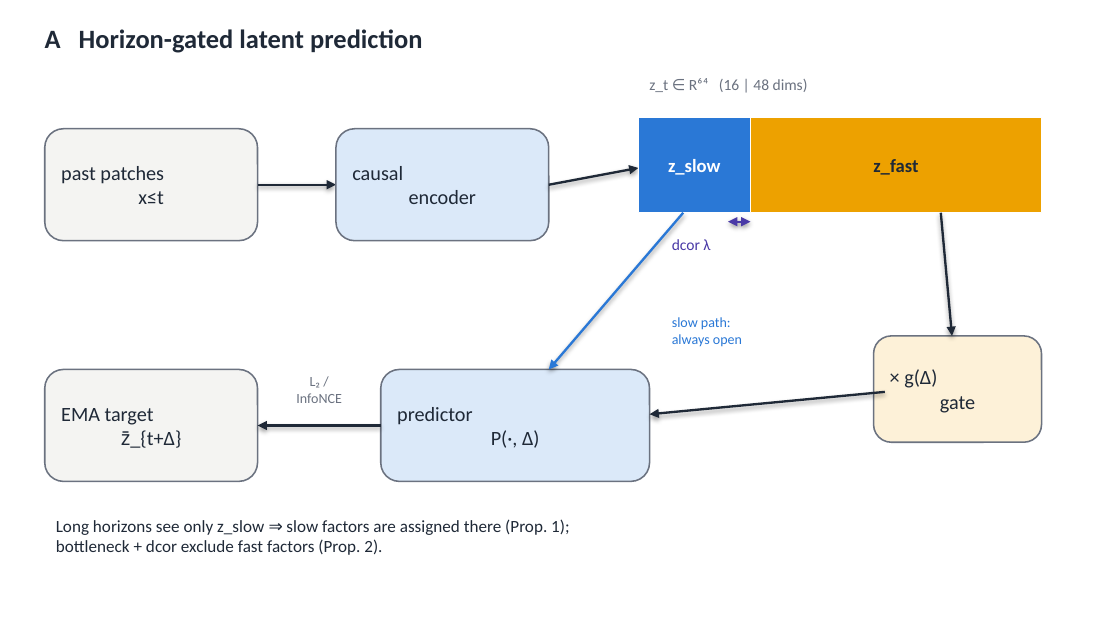
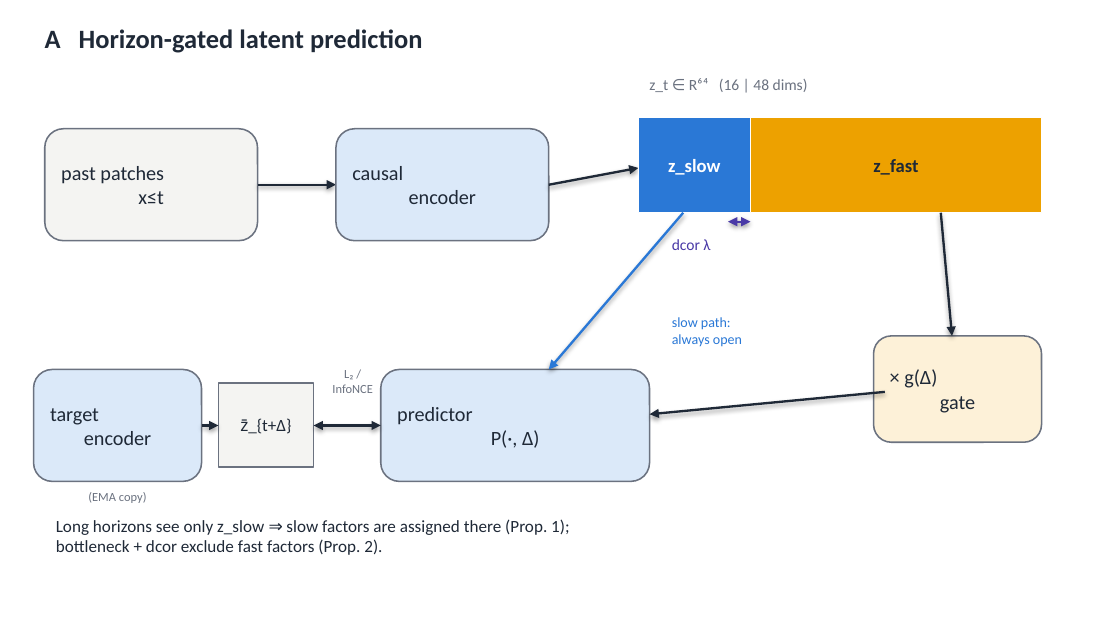
Before and after one commit to za2chan/hg-jepa, a slide deck: slide 1 of fig_method.pptx. Drawn at 1120x627 pixels with LibreOffice and Linux fonts; fonts in the diff are those of the drawing. Boxes give left, top, right and bottom in pixels: in the first picture for what was removed or moved away, otherwise in the second. Text is boxed around its words. In the diff, an @@ line names an element or a change of style, - is before the commit and + after.

```diff
--- a/fig_method.pptx
+++ b/fig_method.pptx
@@ rounded rectangle "target encoder": place and size @@
-rounded rectangle "target encoder" at [45, 370, 258, 482]
+rounded rectangle "target encoder" at [34, 370, 202, 482]
@@ rounded rectangle "target encoder" at [34, 370, 202, 482]: fill #F4F4F2 to #DBE9F9 @@
@@ rectangle added at [218, 383, 314, 467], fill #F4F4F2, outline #6B7280 1 pt, 11 pt, text #1F2937 @@
+z̄_{t+Δ}
@@ text "L₂ /": place and size @@
-text "L₂ /" at [296, 377, 342, 403]
+text "L₂ /" at [332, 370, 373, 393]
@@ text "L₂ /" at [332, 370, 373, 393]: size 9 to 8 pt @@
@@ text in rounded rectangle at [50, 408, 151, 445]: text changed @@
-EMA target
-z̄_{t+Δ}
+target
+encoder
@@ arrow added from (202, 426) to (218, 426), #1F2937 1.5 pt @@
@@ arrow moved from (381, 426) - (258, 426) to (381, 426) - (314, 426) @@
@@ arrow (381, 426) - (314, 426): arrow to double arrow @@
@@ text added at [88, 492, 147, 503], 8 pt, text #6B7280 @@
+(EMA copy)
```
Also in this commit, not shown: 6 other files.
